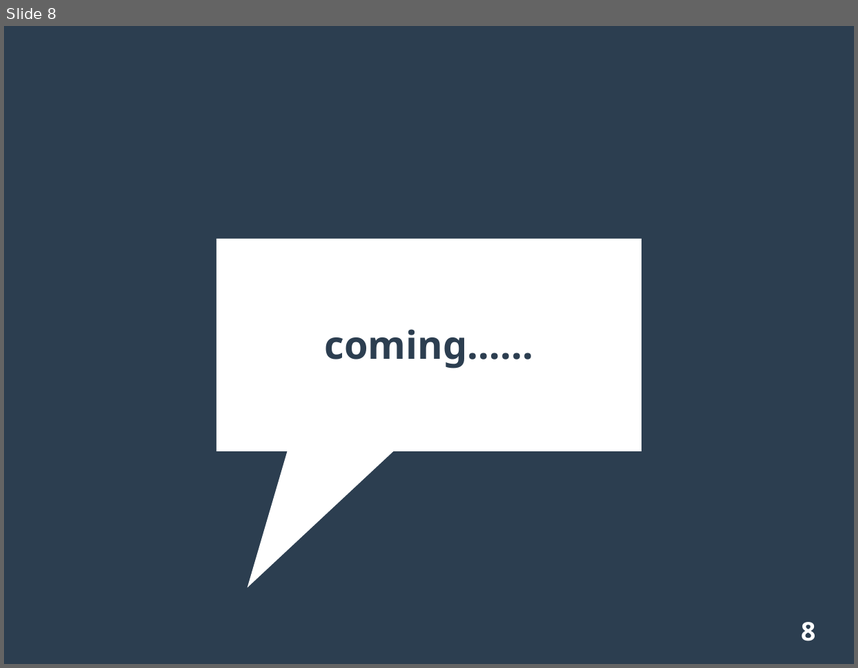
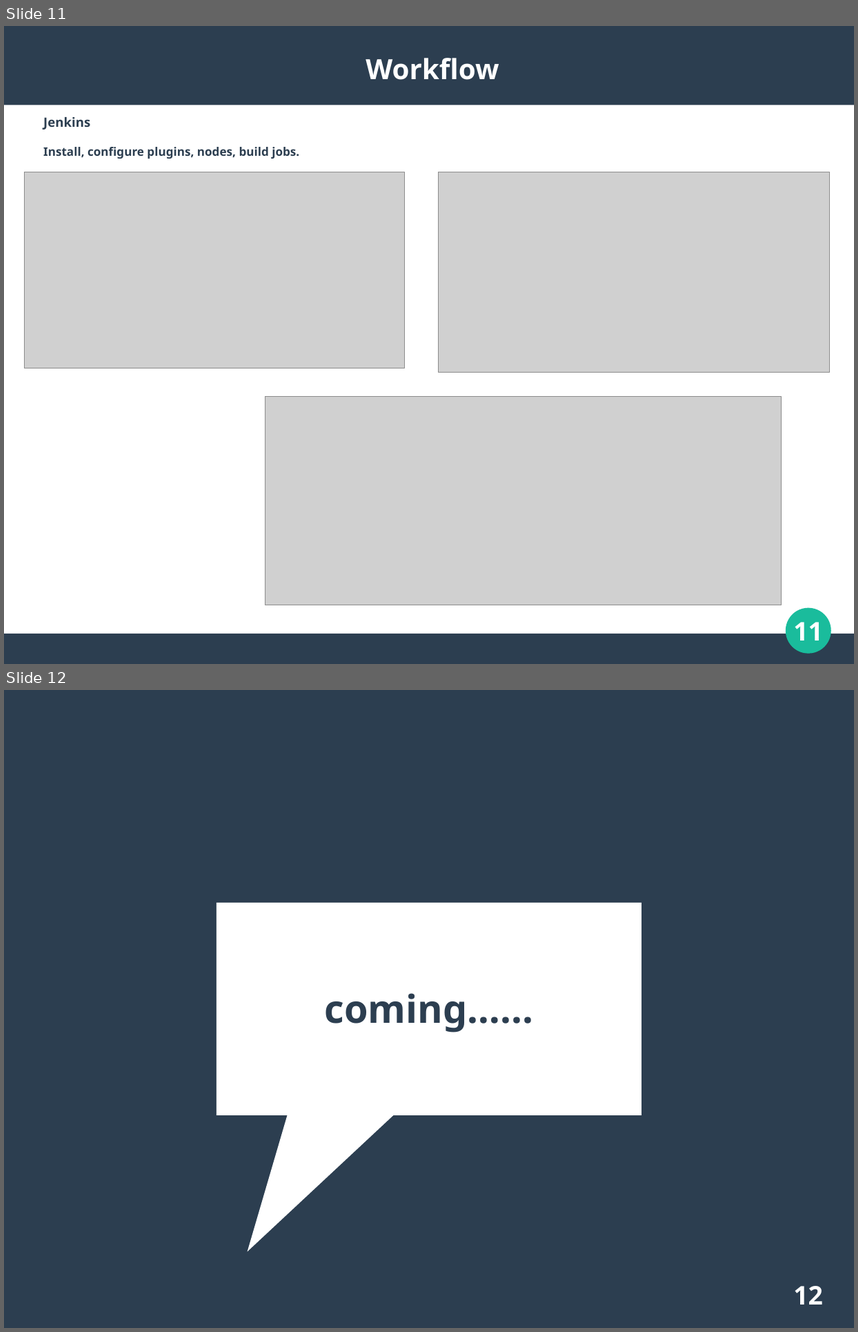
Before and after one commit to Artyhub/project_devops, a slide deck: presentation.ppt. Shown one above the other, each under a label of ours: slide 8 before the commit, slides 11 and 12 after it. The pictures are 858x668 and 858x1332 pixels, drawn with LibreOffice and Linux fonts; fonts in the diff are those of the drawing; grey boxes stand for pictures. Boxes give left, top, right and bottom in pixels: in the first picture for what was removed or moved away, otherwise in the second. Text is boxed around its words. In the diff, an @@ line names an element or a change of style, - is before the commit and + after.

Commit message:
+ Jenkins workflow

```diff
--- a/presentation.ppt
+++ b/presentation.ppt
@@ slide 11 added at box(4, 26, 854, 664), background #FFFFFF @@
@@ rectangle added at box(4, 26, 854, 105), fill #2C3E50 @@
@@ title added at box(366, 58, 499, 80), 26 pt, text #FFFFFF, bold @@
+Workflow
@@ text added at box(43, 117, 299, 158), 11 pt, text #2C3E50, bold @@
+Jenkins
+Install, configure plugins, nodes, build jobs.
@@ picture added at box(24, 172, 404, 368) @@
@@ picture added at box(438, 172, 830, 372) @@
@@ picture added at box(266, 397, 782, 604) @@
@@ ellipse added at box(786, 608, 832, 653), fill #1ABC9C @@
@@ page number added at box(793, 621, 823, 640), 24 pt, text #FFFFFF, bold @@
+11
@@ rectangle added at box(4, 633, 854, 663), fill #2C3E50 @@
@@ what was slide 8 is now slide 12 @@
@@ page number at box(793, 1285, 823, 1304): text changed @@
-8
+12
```
Also in this commit, not shown: 3 other slides added, 2 other files.
